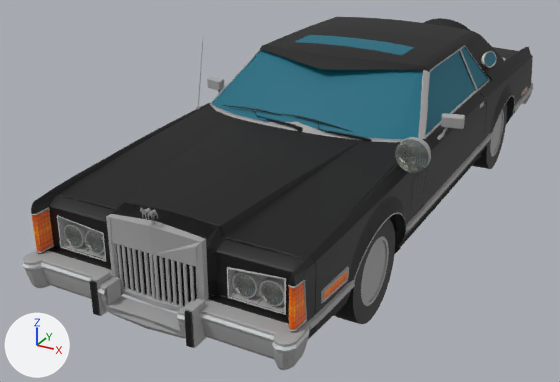
What one commit did to the glTF model resources/car.glb.
Camera for both pictures: a camera (50 mm lens) standing at (2.79, -6.18, 2.81) and looking at (-0.43, -0.33, -0.12). Every picture has the same lights, and +X, +Y and +Z are marked at lower left. Where no turn or scale is listed for an object, it has been applied to the vertices. Vertices at the same position are counted once.

The older version as bpy lines, for what is in view:
```python
mat_matte_ff000000 = principled_material('Matte_FF000000')
mat_matte_ff000000.base_color = (0.0, 0.0, 0.0)  # black #000000
mat_matte_ff000000.roughness = 0.6
me_object_1 = bpy.data.meshes.new('Object_1')
me_object_1.from_pydata(...)  # 2953 vertices, 4788 faces; spans x -1.14..1.14, y -2.79..3.33, z -0.1..1.22
me_object_1.materials.append(mat_matte_ff000000)  # black #000000
me_object_13 = bpy.data.meshes.new('Object_13')
me_object_13.from_pydata(...)  # 869 vertices, 1658 faces; spans x -1.05..1.05, y -2.74..3.02, z -0.32..0.6
me_object_13.materials.append(mat_matte_ff000000_11)  # black #000000
me_object_5 = bpy.data.meshes.new('Object_5')
me_object_5.from_pydata(...)  # 5647 vertices, 6278 faces; spans x -1.22..1.24, y -2.92..3.4, z -0.18..1.35
me_object_5.materials.append(mat_matte_ff5d5d5d)  # grey #a3a3a3
me_object_7 = bpy.data.meshes.new('Object_7')
me_object_7.from_pydata(...)  # 5845 vertices, 7127 faces; spans x -1.22..1.24, y -2.92..3.4, z -0.18..1.35
me_object_7.materials.append(mat_matte_ff5d5d5d)  # grey #a3a3a3
me_object_9 = bpy.data.meshes.new('Object_9')
me_object_9.from_pydata(...)  # 220 vertices, 222 faces; spans x -1.09..1.09, y -2.93..3.42, z 0.17..0.62
me_object_9.materials.append(mat_matte_ff91979a)  # light grey #c7cacc
ob_object_10 = bpy.data.objects.new('Object_10', me_object_7)
ob_object_10.location = (0.0, -0.014, 0.0)
ob_object_12 = bpy.data.objects.new('Object_12', me_object_9)
ob_object_12.location = (0.0, -0.014, 0.0)
ob_object_16 = bpy.data.objects.new('Object_16', me_object_13)
ob_object_16.location = (0.0, -0.014, 0.0)
ob_object_4 = bpy.data.objects.new('Object_4', me_object_1)
ob_object_4.location = (0.0, -0.014, 0.0)
ob_object_8 = bpy.data.objects.new('Object_8', me_object_5)
ob_object_8.location = (0.0, -0.014, 0.0)
# also in view: 'Object_7' at (0.0, 0.47, 0.97); 'Object_5' at (0.0, 0.19, 0.55); 'Object_13' at (0.0, 0.13, 0.35); 'Object_3' at (0.07, 0.25, 0.59)
```
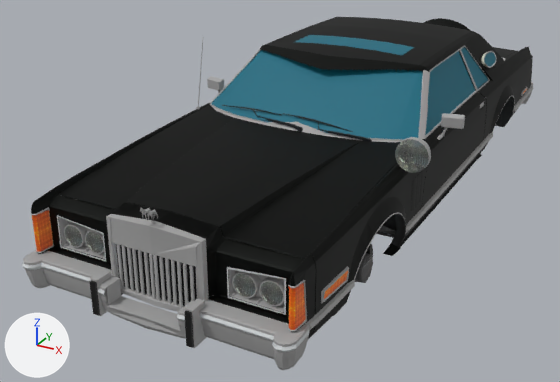
What differs and where, as boxes (x1, y1, x2, y2) in the pictures (560 x 382 px):
'Object_4', surface changed: (31, 18, 532, 323) in both
'Object_10', reshaped: before (23, 45, 534, 364); after (23, 40, 532, 370)
'Object_8', reshaped: before (23, 40, 532, 370); after (23, 45, 534, 364)
'Object_16', reshaped: before (116, 102, 507, 324); after (116, 244, 197, 306)
part 1 of me_object_5, deleted: before (171, 112, 503, 329)
part 2 of me_object_13, deleted (black): before (472, 102, 507, 169)
part 3 of me_object_13, deleted (black): before (334, 219, 395, 324)
part 4 of me_object_7, deleted: before (361, 57, 505, 306)

The change, as a list of edits to the scene's bpy script:
```text
Change mat_matte_ff000000:
    mat_matte_ff000000.metallic: 0.0 -> 0.749
Change me_object_7:
    used by ob_object_10; location = (0.0, -0.014, 0.0)
    remove me_object_7.from_pydata(...)  # 5845 vertices, 7127 faces; spans x -1.22..1.24, y -2.92..3.4, z -0.18..1.35
    add me_object_7.from_pydata(...)  # 4975 vertices, 5518 faces; spans x -1.22..1.24, y -2.92..3.4, z -0.15..1.35
    me_object_7 part 4: 12 loose pieces with 961 vertices, spanning x -1.08..1.05, y -2.81..2.16, z -0.18..0.81, are deleted
Change me_object_13:
    where me_object_13.from_pydata(...)  # 869 vertices, 1658 faces; spans x -1.05..1.05, y -2.74..3.02, z -0.32..0.6
    used by ob_object_16; location = (0.0, -0.014, 0.0)
    me_object_13 part 2: the loose piece of 198 vertices spanning x 0.87..1.05, y 1.36..2.13, z -0.32..0.46 is deleted
    me_object_13 part 3: the loose piece of 198 vertices spanning x 0.87..1.05, y -2.0..-1.22, z -0.32..0.46 is deleted
Change me_object_5:
    used by ob_object_8; location = (0.0, -0.014, 0.0)
    remove me_object_5.from_pydata(...)  # 5647 vertices, 6278 faces; spans x -1.22..1.24, y -2.92..3.4, z -0.18..1.35
    add me_object_5.from_pydata(...)  # 4917 vertices, 5775 faces; spans x -1.22..1.24, y -2.92..3.4, z -0.15..1.35
    me_object_5 part 1: 29 loose pieces with 720 vertices, spanning x -1.05..1.05, y -2.9..2.0, z -0.18..0.73, are deleted
```
